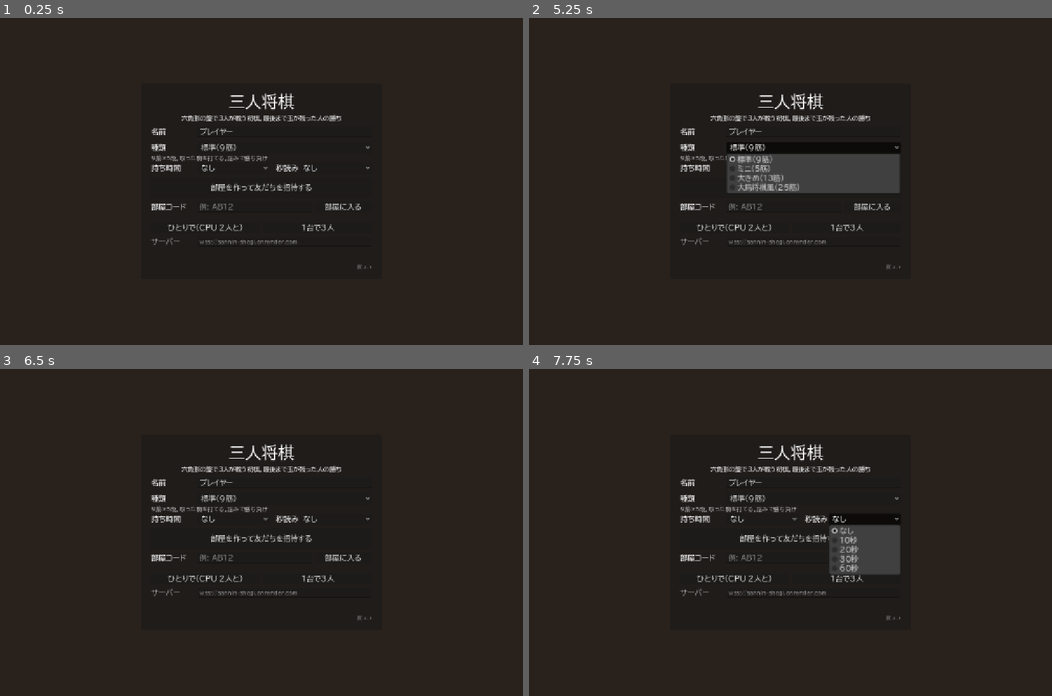
Above: before the commit, frames 1-4 (two rows, left to right).
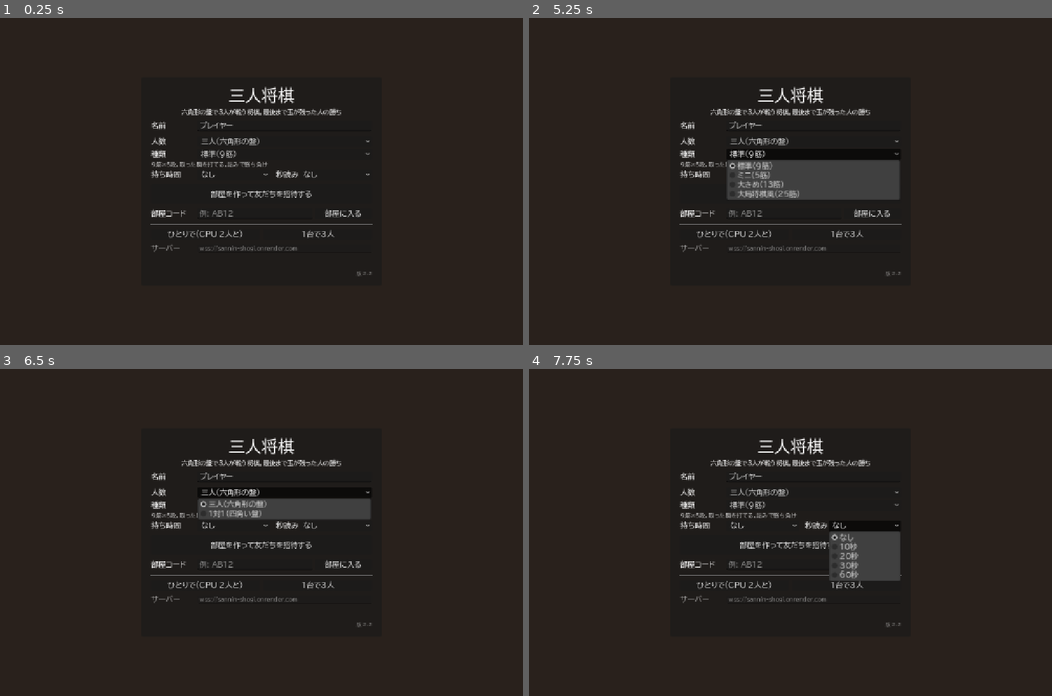
Above: after the commit, the same moments.

Repository: mittsuhinata-hue/sannin-shogi
Game: Godot game, scene res://scenes/main.tscn
Two runs of this game, one before a commit and one after it. Both use one fixed random seed, a clock stepped at 60 frames per second and the inputs below.
Inputs (mouse positions are in pixels of both pictures, inside the frame that each line leads up to):
- Up to frame 1 (0.25 s): no input
- Up to frame 2 (5.25 s): click "1台で3人" at 0.5 s; click "＋" at 1.25 s; click "－" at 2 s; click "全体" at 2.75 s; click "投了" at 3.5 s; click "タイトルへ" at 4.25 s; click "標準（9筋）" at 5 s
- Up to frame 3 (6.5 s): click (282, 493) at 5.75 s, where only the run after the commit has a clickable "三人（六角形の盤）"
- Up to frame 4 (7.75 s): click "なし" at 6.5 s; click "なし" at 7.25 s

The runs differ from the first frame. In frame 1, 4.2% of the frame differs, in the area x 28-72%, y 21-79%; in frame 2, 5.1%; in frame 3, 5.8%; in frame 4, 4.7%.

Commit message:
1対1（四角い盤）を追加（版2.2）
- 標準9x9・ミニ5x5（5五将棋）・大きめ12x12（中将棋の並び）・大局将棋風25x25
- 三人用の仕組みのまま3人目の席を最初から空きにして使う
- タイトル画面に「人数」を追加。3人目が部屋に入ったら観戦

Co-Authored-By: Claude Opus 5.5 <noreply@anthropic.com>

Diff:
--- a/scripts/board_view.gd
+++ b/scripts/board_view.gd
@@ -43,6 +43,8 @@
 var _grid := PackedVector2Array()         ## マスの線（まとめて1回で描く）
 var _outline := PackedVector2Array()
 var _hand_hits: Array = []  ## [Rect2, 席, 駒の種類]
+var _rect_origin := Vector2.ZERO   ## 四角い盤の左上
+var _rect_cell := 1.0              ## 四角い盤の1マスの大きさ
 
 # ---- 拡大・移動 ----
 const ZOOM_MIN := 1.0
@@ -246,8 +248,75 @@
 	return size.y > size.x * 1.15
 
 
+## 四角い盤（1対1）で、下に来る席（0か1）
+func _rect_view() -> int:
+	return 1 if view_seat == 1 else 0
+
+
+## 四角い盤の形を計算する
+func _rebuild_rect() -> void:
+	# 名前の札（上）と拡大ボタン（下）に重ならないよう、上下に少しすき間を空ける
+	var area := Rect2(0, 36, size.x, size.y - 36 - 50)
+	if Rules.DROPS:
+		var band: float = _hand_metrics()[3] + 6.0
+		if _is_tall():
+			area = Rect2(0, band, size.x, size.y - band * 2.0)
+		else:
+			area = Rect2(_hand_metrics()[2] + 10.0, 0, size.x - (_hand_metrics()[2] + 10.0) * 2.0, size.y)
+	var w := float(Rules.FILES)
+	var h := float(Rules.RANKS)
+	var cell: float = min(area.size.x / w, area.size.y / h) * 0.96
+	_center = area.get_center()
+	_radius = max(w, h) * cell * 0.5
+	var origin := _center - Vector2(w, h) * cell * 0.5
+	_rect_origin = origin
+	_rect_cell = cell
+	var flip := _rect_view() == 1
+	for i in Rules.CELLS:
+		var x := i % Rules.FILES
+		var y := i / Rules.FILES
+		var col := (Rules.FILES - 1 - x) if flip else x
+		var row := y if flip else (Rules.RANKS - 1 - y)
+		var p0 := origin + Vector2(col, row) * cell
+		var poly := PackedVector2Array([p0, p0 + Vector2(cell, 0), p0 + Vector2(cell, cell), p0 + Vector2(0, cell)])
+		_add_cell_shape(i, poly, p0 + Vector2(cell, cell) * 0.5, cell)
+	var br := origin + Vector2(w, h) * cell
+	_outline = PackedVector2Array([origin, Vector2(br.x, origin.y), br, Vector2(origin.x, br.y), origin])
+
+
+## マス1つ分の形を登録する（塗り用の三角形と線もまとめて作る）
+func _add_cell_shape(i: int, poly: PackedVector2Array, c: Vector2, m: float) -> void:
+	_polys.append(poly)
+	_centers.append(c)
+	_sizes.append(m)
+	var base := _tri_points.size()
+	for e in poly.size():
+		var a: Vector2 = poly[e]
+		var b: Vector2 = poly[(e + 1) % poly.size()]
+		_grid.append(a)
+		_grid.append(b)
+		_tri_points.append(a)
+		_tri_cell.append(i)
+	for e in range(1, poly.size() - 1):
+		_tri_index.append(base)
+		_tri_index.append(base + e)
+		_tri_index.append(base + e + 1)
+
+
 ## 盤の形を計算し直す（大きさ・種類・向きが変わったときだけ）
 func _rebuild() -> void:
+	if Rules.RECT:
+		_polys.clear()
+		_centers.clear()
+		_sizes.clear()
+		_tri_points = PackedVector2Array()
+		_tri_index = PackedInt32Array()
+		_tri_cell = PackedInt32Array()
+		_grid = PackedVector2Array()
+		_rebuild_rect()
+		_apply_view()
+		_redraw()
+		return
 	if _is_tall() and Rules.DROPS:
 		var band: float = _hand_metrics()[3] + 6.0
 		var area_h := size.y - band * 2.0
@@ -302,6 +371,8 @@
 
 
 func _forward_dir(owner: int, i: int) -> Vector2:
+	if Rules.RECT:
+		return Vector2(0, -1) if owner == _rect_view() else Vector2(0, 1)
 	if i == Rules.CENTER:
 		return (_center - _hex_m(2 * owner)).normalized()
 	var h := Rules.cell_h(i)
@@ -335,7 +406,7 @@
 		if i != Rules.CENTER:
 			var h := Rules.cell_h(i)
 			col = HALF_TINT[h]
-			if not state.is_empty() and not state["alive"][h]:
+			if not state.is_empty() and not Rules.RECT and not state["alive"][h]:
 				col = col.darkened(0.25)
 		if not state.is_empty() and (i == state["last_to"] or i == state["last_from"]):
 			col = col.lerp(Color(1.0, 0.65, 0.2), 0.45)
@@ -352,9 +423,16 @@
 		colors[k] = cell_col[_tri_cell[k]]
 	RenderingServer.canvas_item_add_triangle_array(cv.get_canvas_item(), _tri_index, _tri_points, colors)
 	cv.draw_multiline(_grid, LINE_COL, 1.0)
-	# 3人の陣地の境目だけ少し太く
-	for h in 3:
-		cv.draw_line(_hex_m(2 * h + 1), _q(h), LINE_COL, 2.5)
+	if Rules.RECT:
+		# 成れる場所の境目（本物の将棋盤の星の代わり）
+		var w := Rules.FILES * _rect_cell
+		for rr in [Rules.ZONE, Rules.RANKS - Rules.ZONE]:
+			var yy: float = _rect_origin.y + rr * _rect_cell
+			cv.draw_line(Vector2(_rect_origin.x, yy), Vector2(_rect_origin.x + w, yy), LINE_COL, 2.2)
+	else:
+		# 3人の陣地の境目だけ少し太く
+		for h in 3:
+			cv.draw_line(_hex_m(2 * h + 1), _q(h), LINE_COL, 2.5)
 	var closed := _outline.duplicate()
 	cv.draw_polyline(closed, Color(0.2, 0.1, 0.0), 4.0)
 	if state.is_empty():
@@ -420,7 +498,11 @@
 		(view_seat + 2) % 3: Vector2(6, 6),
 	}
 	for p in 3:
+		if p >= Rules.PLAYERS:
+			continue   # 1対1では3人目の席は出さない
 		var origin: Vector2 = spots[p]
+		if Rules.PLAYERS == 2 and p != view_seat:
+			origin = Vector2(6, 6)   # 1対1の相手は左上
 		var rect := Rect2(origin, Vector2(w, h))
 		var turn_now: bool = state["winner"] < 0 and state["turn"] == p and state["alive"][p]
 		draw_rect(rect, Color(0.62, 0.45, 0.25) if state["alive"][p] else Color(0.35, 0.30, 0.25))
--- a/scripts/main.gd
+++ b/scripts/main.gd
@@ -6,7 +6,7 @@
 const BoardView = preload("res://scripts/board_view.gd")
 const UiFont = preload("res://scripts/ui_font.gd")
 const SETTINGS_PATH := "user://settings.cfg"
-const VERSION := "2.1"   ## 直すたびに上げる（友だちの画面が新しいか見分けるため）
+const VERSION := "2.2"   ## 直すたびに上げる（友だちの画面が新しいか見分けるため）
 
 var _font: Font
 
@@ -36,6 +36,8 @@
 var _main_opt: OptionButton
 var _byo_opt: OptionButton
 var _variant_opt: OptionButton
+var _players_opt: OptionButton
+var _hotseat_btn: Button
 var _variant_note: Label
 var _piece_info: Label
 var _clock_row: Control
@@ -62,17 +64,31 @@
 		if BYO_TIMES[i][1] == int(clock[1]):
 			_byo_opt.selected = i
 	if clock.size() > 2:
-		var vi := Rules.VARIANT_ORDER.find(str(clock[2]))
+		var vid := str(clock[2])
+		var vi := Rules.VARIANT_ORDER.find(Rules.base_of(vid))
 		if vi >= 0:
 			_variant_opt.selected = vi
-	_variant_note.text = Rules.VARIANTS[Rules.VARIANT_ORDER[_variant_opt.selected]]["note"]
+		_players_opt.selected = 1 if vid.ends_with("_2p") else 0
+	_update_variant_labels()
 
 
 func _apply_clock_setting() -> void:
 	Net.main_sec = MAIN_TIMES[_main_opt.selected][1]
 	Net.byo_sec = BYO_TIMES[_byo_opt.selected][1]
-	Net.variant_id = Rules.VARIANT_ORDER[_variant_opt.selected]
-	_variant_note.text = Rules.VARIANTS[Net.variant_id]["note"]
+	Net.variant_id = Rules.variant_id_for(Rules.VARIANT_ORDER[_variant_opt.selected], 2 if _players_opt.selected == 1 else 3)
+	_update_variant_labels()
+
+
+## 人数に合わせて、種類の名前・説明・ボタンの文字を変える
+func _update_variant_labels() -> void:
+	var two := _players_opt.selected == 1
+	for i in Rules.VARIANT_ORDER.size():
+		var vid := Rules.variant_id_for(Rules.VARIANT_ORDER[i], 2 if two else 3)
+		_variant_opt.set_item_text(i, Rules.variant_info(vid)["name"])
+	var cur := Rules.variant_id_for(Rules.VARIANT_ORDER[_variant_opt.selected], 2 if two else 3)
+	_variant_note.text = Rules.variant_info(cur)["note"]
+	if _hotseat_btn:
+		_hotseat_btn.text = "1台で2人" if two else "1台で3人"
 var _promo: ConfirmationDialog
 var _promo_moves: Array = []
 
@@ -182,6 +198,7 @@
 		_main_opt.selected = clampi(cf.get_value("main", "main_index", 0), 0, MAIN_TIMES.size() - 1)
 		_byo_opt.selected = clampi(cf.get_value("main", "byo_index", 0), 0, BYO_TIMES.size() - 1)
 		_variant_opt.selected = clampi(cf.get_value("main", "variant_index", 0), 0, Rules.VARIANT_ORDER.size() - 1)
+		_players_opt.selected = clampi(cf.get_value("main", "players_index", 0), 0, 1)
 	_apply_clock_setting()
 
 
@@ -192,6 +209,7 @@
 	cf.set_value("main", "main_index", _main_opt.selected)
 	cf.set_value("main", "byo_index", _byo_opt.selected)
 	cf.set_value("main", "variant_index", _variant_opt.selected)
+	cf.set_value("main", "players_index", _players_opt.selected)
 	cf.save(SETTINGS_PATH)
 
 
@@ -398,7 +416,16 @@
 	_variant_note.add_theme_font_size_override("font_size", 14)
 	_variant_note.modulate = Color(1, 1, 1, 0.75)
 	# 部屋に入る前は「部屋を作る」ボタンの上、入ったあとは部屋の画面に置く（_show_lobby で移す）
+	# 人数（三人・1対1）
+	_players_opt = OptionButton.new()
+	_players_opt.add_item("三人（六角形の盤）")
+	_players_opt.add_item("1対1（四角い盤）")
+	_players_opt.item_selected.connect(func(_i):
+		_apply_clock_setting()
+		Net.set_clock(Net.main_sec, Net.byo_sec)
+		_save_settings())
 	var rules_box := VBoxContainer.new()
+	rules_box.add_child(_row("人数", _players_opt))
 	rules_box.add_child(_row("種類", _variant_opt))
 	rules_box.add_child(_variant_note)
 	rules_box.add_child(_row("持ち時間", th_row))
@@ -427,7 +454,8 @@
 	var hb3 := HBoxContainer.new()
 	hb3.add_theme_constant_override("separation", 10)
 	hb3.add_child(_btn("ひとりで（CPU 2人と）", func(): Net.start_local(1, _player_name())))
-	hb3.add_child(_btn("1台で3人", func(): Net.start_local(3, _player_name())))
+	_hotseat_btn = _btn("1台で3人", func(): Net.start_local(3, _player_name()))
+	hb3.add_child(_hotseat_btn)
 	entry.add_child(hb3)
 	_server_edit = LineEdit.new()
 	_server_edit.text = Net.DEFAULT_SERVER
@@ -561,6 +589,7 @@
 	_main_opt.disabled = in_room and not Net.is_owner()
 	_byo_opt.disabled = _main_opt.disabled
 	_variant_opt.disabled = _main_opt.disabled
+	_players_opt.disabled = _main_opt.disabled
 	_copy_btn.text = "招待リンクをコピー" if OS.has_feature("web") else "部屋コードをコピー"
 
 
@@ -647,7 +676,7 @@
 		var hand := HFlowContainer.new()
 		bv.add_child(hand)
 		_players_box.add_child(box)
-		_player_boxes.append({"title": t, "hand": hand, "clock": clk})
+		_player_boxes.append({"title": t, "hand": hand, "clock": clk, "box": box})
 
 	var lg := Label.new()
 	lg.text = "棋譜"
@@ -769,6 +798,7 @@
 	_turn_label.add_theme_color_override("font_color", BoardView.PLAYER_COLORS[col_seat].lightened(0.4))
 
 	for p in 3:
+		_player_boxes[p]["box"].visible = p < Rules.PLAYERS   # 1対1では3人目の枠を出さない
 		var title: Label = _player_boxes[p]["title"]
 		var mark := ""
 		if not st["alive"][p]:
--- a/scripts/net.gd
+++ b/scripts/net.gd
@@ -214,7 +214,7 @@
 
 ## 部屋の決まり [持ち時間, 秒読み, 将棋の種類]
 static func _rules_of(main: int, byo: int, variant: String) -> Array:
-	return [clampi(main, 0, 7200), clampi(byo, 0, 600), variant if Rules.VARIANTS.has(variant) else "standard"]
+	return [clampi(main, 0, 7200), clampi(byo, 0, 600), variant if Rules.is_variant(variant) else "standard"]
 
 
 ## 部屋を作った人が、対局前に持ち時間・秒読み・将棋の種類を変える
@@ -242,10 +242,15 @@
 	var clock: Array = room.get("clock", [0, 0])
 	var main: int = clock[0]
 	var byo: int = clock[1]
+	var vid: String = str(clock[2]) if clock.size() > 2 else "standard"
+	var players := 2 if Rules.variant_info(vid).get("rect", false) else 3
 	var seats_new: Array = []
 	var seat_tokens: Array = []
 	for i in 3:
-		if i < room["members"].size():
+		if i >= players:
+			seats_new.append({"id": ID_CPU, "name": "（なし）"})   # 1対1の3人目の席（使わない）
+			seat_tokens.append("")
+		elif i < room["members"].size():
 			var mid: int = room["members"][i]["id"]
 			seats_new.append({"id": mid, "name": room["members"][i]["name"], "base": room["members"][i]["name"]})
 			seat_tokens.append(room.get("tokens", {}).get(mid, ""))
@@ -254,7 +259,7 @@
 			seat_tokens.append("")
 	room["seats"] = seats_new
 	room["seat_tokens"] = seat_tokens   # 席ごとの合言葉（サーバーだけが持つ）
-	room["state"] = Rules.new_game(str(clock[2]) if clock.size() > 2 else "standard")
+	room["state"] = Rules.new_game(vid)
 	_init_clock(room["state"], main, byo)
 	Rules.pick_first(room["state"], _seat_names(seats_new))
 	room["in_game"] = true
@@ -741,8 +746,12 @@
 	mode = Mode.LOCAL
 	my_name = player_name
 	seats = []
+	var players := 2 if Rules.variant_info(variant_id).get("rect", false) else 3
+	humans = mini(humans, players)
 	for i in 3:
-		if i < humans:
+		if i >= players:
+			seats.append({"id": ID_CPU, "name": "（なし）"})   # 1対1の3人目の席（使わない）
+		elif i < humans:
 			var nm := player_name if humans == 1 else Rules.player_name_default(i)
 			seats.append({"id": ID_LOCAL, "name": nm})
 		else:
--- a/scripts/rules.gd
+++ b/scripts/rules.gd
@@ -163,6 +163,62 @@
 }
 const VARIANT_ORDER := ["standard", "mini", "chu", "taikyoku"]
 
+## 1対1（四角い盤）。rows は自分の一番奥の段から、自分から見て左から右へ。
+## 中身は三人用と同じ仕組みで、3人目の席を最初から空きにして使う。
+const VARIANTS_2P := {
+	"standard_2p": {
+		"name": "標準（9×9）", "rect": true, "files": 9, "ranks": 9, "zone": 3, "drops": true, "check": true, "zoom": 3.0,
+		"note": "本将棋（9×9）。取った駒を打てる。詰みで勝ち負け",
+		"rows": [
+			[KY, KE, GI, KI, OU, KI, GI, KE, KY],
+			[_E, KA, _E, _E, _E, _E, _E, HI, _E],
+			[FU, FU, FU, FU, FU, FU, FU, FU, FU],
+		],
+	},
+	"mini_2p": {
+		"name": "ミニ（5×5）", "rect": true, "files": 5, "ranks": 5, "zone": 1, "drops": true, "check": true, "zoom": 2.0,
+		"note": "5五将棋（5×5）。取った駒を打てる。詰みで勝ち負け",
+		"rows": [
+			[OU, KI, GI, KA, HI],
+			[FU, _E, _E, _E, _E],
+		],
+	},
+	"chu_2p": {
+		"name": "大きめ（12×12）", "rect": true, "files": 12, "ranks": 12, "zone": 4, "drops": false, "check": false, "zoom": 4.0,
+		"note": "中将棋（12×12）の並び。取った駒は使えない。玉（と太子）を全部取ったら勝ち",
+		"rows": [
+			[KY, MOHYO, DOSHO, GI, KI, SUIZO, OU, KI, GI, DOSHO, MOHYO, KY],
+			[HANSHA, _E, KA, _E, MOKO, HOO, KIRIN, MOKO, _E, KA, _E, HANSHA],
+			[OGYO, JUGYO, HI, RYUMA, RYUO, HONNO, SHISHI, RYUO, RYUMA, HI, JUGYO, OGYO],
+			[FU, FU, FU, FU, FU, FU, FU, FU, FU, FU, FU, FU],
+			[_E, _E, _E, CHUNIN, _E, _E, _E, _E, CHUNIN, _E, _E, _E],
+		],
+	},
+	"taikyoku_2p": {
+		"name": "大局将棋風（25×25）", "rect": true, "files": 25, "ranks": 25, "zone": 6, "drops": false, "check": false, "zoom": 6.0,
+		"note": "25×25の特大の盤。大局将棋の駒を約36種類。取った駒は使えない。玉（と太子）を全部取ったら勝ち",
+		"half_rows": VARIANTS["taikyoku"]["half_rows"],
+	},
+}
+
+static var RECT := false       ## 四角い盤（1対1）か
+static var PLAYERS := 3        ## 遊ぶ人数（1対1なら 2。席は3つのままで3人目は空き）
+
+static func all_variants() -> Dictionary:
+	var d := VARIANTS.duplicate()
+	d.merge(VARIANTS_2P)
+	return d
+
+static func is_variant(id: String) -> bool:
+	return VARIANTS.has(id) or VARIANTS_2P.has(id)
+
+## 三人用の種類と人数から、種類のIDを作る（例：standard + 2人 → standard_2p）
+static func variant_id_for(base: String, players: int) -> String:
+	return base + "_2p" if players == 2 else base
+
+static func base_of(id: String) -> String:
+	return id.trim_suffix("_2p")
+
 # いまの種類の決まり（use / set_variant で切り替わる）
 static var VARIANT_ID := ""
 static var FILES := 9
@@ -186,19 +242,27 @@
 
 
 static func set_variant(id: String) -> void:
-	if not VARIANTS.has(id):
+	if not is_variant(id):
 		id = "standard"
 	if id == VARIANT_ID:
 		return
-	var v: Dictionary = VARIANTS[id]
+	var v: Dictionary = variant_info(id)
 	VARIANT_ID = id
+	RECT = v.get("rect", false)
+	PLAYERS = 2 if RECT else 3
 	FILES = v["files"]
 	RANKS = v["ranks"]
 	TOP = RANKS - 1
 	MID = (FILES - 1) / 2
-	HALF = FILES * RANKS
-	CENTER = 3 * HALF
-	CELLS = CENTER + 1
+	if RECT:
+		# 四角い盤：マス番号 = 段y*FILES + 筋x（y=0 が席0の一番奥、x は席0から見て左から）
+		HALF = FILES * RANKS
+		CELLS = HALF
+		CENTER = -1   # 中央のマスはない
+	else:
+		HALF = FILES * RANKS
+		CENTER = 3 * HALF
+		CELLS = CENTER + 1
 	ZONE = v["zone"]
 	DROPS = v["drops"]
 	CHECK_RULE = v["check"]
@@ -208,7 +272,10 @@
 	set_variant(str(state.get("variant", "standard")))
 
 static func variant_info(id: String = "") -> Dictionary:
-	return VARIANTS.get(id if id != "" else VARIANT_ID, VARIANTS["standard"])
+	var key := id if id != "" else VARIANT_ID
+	if VARIANTS_2P.has(key):
+		return VARIANTS_2P[key]
+	return VARIANTS.get(key, VARIANTS["standard"])
 
 static func _rows_of(v: Dictionary) -> Array:
 	if v.has("rows"):
@@ -295,13 +362,22 @@
 	var board: Array = []
 	board.resize(CELLS)
 	board.fill(0)
-	var rows := _rows_of(VARIANTS[VARIANT_ID])
-	for p in 3:
+	var rows := _rows_of(variant_info(VARIANT_ID))
+	if RECT:
+		# 席0は手前（y=0側）、席1は向こう側に、ぐるっと回した並びで置く
 		for r in rows.size():
 			var row: Array = rows[r]
 			for f in FILES:
 				if row[f] >= 0:
-					board[idx(p, r, f)] = make_piece(p, row[f], false)
+					board[r * FILES + f] = make_piece(0, row[f], false)
+					board[(RANKS - 1 - r) * FILES + (FILES - 1 - f)] = make_piece(1, row[f], false)
+	else:
+		for p in 3:
+			for r in rows.size():
+				var row: Array = rows[r]
+				for f in FILES:
+					if row[f] >= 0:
+						board[idx(p, r, f)] = make_piece(p, row[f], false)
 	var hands: Array = []
 	for p in 3:
 		var hnd: Array = []
@@ -313,7 +389,7 @@
 		"board": board,
 		"hands": hands,
 		"turn": 0,
-		"alive": [true, true, true],
+		"alive": [true, true, not RECT],   # 1対1では3人目の席は最初から空き
 		"winner": -1,
 		"last_from": -1,
 		"last_to": -1,
@@ -324,7 +400,11 @@
 
 ## 先手をくじ引きで決める
 static func pick_first(state: Dictionary, names: Array) -> void:
-	var t := randi() % 3
+	var seats_alive: Array = []
+	for p in 3:
+		if state["alive"][p]:
+			seats_alive.append(p)
+	var t: int = seats_alive[randi() % seats_alive.size()]
 	state["turn"] = t
 	state["log"].append("先手は %s（%s）" % [names[t], player_name_default(t)])
 
@@ -383,6 +463,9 @@
 
 ## 駒の居場所 [h, r, f, s]（s はその陣地での「前」の向き）。中央は [3, 0, 0, 0]
 static func _start(owner: int, i: int) -> Array:
+	if RECT:
+		# 四角い盤：[4, 段y, 筋x, 向き]。席0は y が増える向きが前、席1は減る向きが前
+		return [4, i / FILES, i % FILES, 1 if owner == 0 else -1]
 	if i == CENTER:
 		return [3, 0, 0, 0]
 	var h := cell_h(i)
@@ -390,6 +473,13 @@
 
 ## 居場所 pos から、持ち主の向き v に1歩進んだ先の一覧（中央では分かれることがある）
 static func _adv(owner: int, pos: Array, v: Array) -> Array:
+	if pos[0] == 4:
+		var s4: int = pos[3]
+		var ny: int = pos[1] + s4 * int(v[0])
+		var nx: int = pos[2] + s4 * int(v[1])
+		if ny < 0 or ny >= RANKS or nx < 0 or nx >= FILES:
+			return []
+		return [[4, ny, nx, s4]]
 	if pos[0] == 3:
 		var out: Array = []
 		for a in center_steps(owner, v):
@@ -404,6 +494,8 @@
 	return [[a[0], a[1], a[2], s if a[0] == pos[0] else -s]]
 
 static func _pi(pos: Array) -> int:
+	if pos[0] == 4:
+		return pos[1] * FILES + pos[2]
 	return CENTER if pos[0] == 3 else idx(pos[0], pos[1], pos[2])
 
 ## マス i にいる owner の駒が、向き v に1歩進んだ先の一覧（二歩の確認などで使う）
@@ -540,13 +632,22 @@
 
 # ---------- 成り ----------
 
+## 四角い盤で、相手の一番奥の段から数えて何段目か（0が一番奥）
+static func _rect_depth(pl: int, i: int) -> int:
+	var y := i / FILES
+	return (RANKS - 1 - y) if pl == 0 else y
+
 static func in_zone(pl: int, i: int) -> bool:
+	if RECT:
+		return _rect_depth(pl, i) < ZONE
 	return i != CENTER and cell_h(i) != pl and cell_r(i) < ZONE
 
 static func must_promote(kind: int, pl: int, t: int) -> bool:
+	var dead: int = PIECES[kind].get("dead", 0)
+	if RECT:
+		return dead > 0 and _rect_depth(pl, t) < dead
 	if t == CENTER or cell_h(t) == pl:
 		return false
-	var dead: int = PIECES[kind].get("dead", 0)
 	return dead > 0 and cell_r(t) < dead
 
 
@@ -555,6 +656,12 @@
 ## 持ち主から見た縦の筋（中央をまたいでも続く）に、自分の成っていない歩があるか。
 static func pawn_on_line(board: Array, pl: int, t: int) -> bool:
 	var pawn := make_piece(pl, FU, false)
+	if RECT:
+		var x := t % FILES
+		for y in RANKS:
+			if board[y * FILES + x] == pawn:
+				return true
+		return false
 	if t == CENTER:
 		for h in 3:
 			for r in RANKS:
--- a/tests/selftest.gd
+++ b/tests/selftest.gd
@@ -138,9 +138,12 @@
 	print("初期の合法手: ", counts)
 	check(counts[0] == counts[1] and counts[1] == counts[2] and counts[0] > 0, "初期手数が違う")
 	# 2b. 将棋の種類ごとに：盤の形・3人の手の数がそろうか・CPUが指し続けられるか
-	for vid in Rules.VARIANT_ORDER:
+	var all_ids: Array = Rules.VARIANT_ORDER.duplicate()
+	for vid0 in Rules.VARIANT_ORDER:
+		all_ids.append(vid0 + "_2p")
+	for vid in all_ids:
 		var vs := Rules.new_game(vid)
-		for i in Rules.CENTER:
+		for i in (0 if Rules.RECT else Rules.CENTER):
 			for d in Rules.KING_STEPS:
 				var a := Rules.step(Rules.cell_h(i), Rules.cell_r(i), Rules.cell_f(i), d[0], d[1])
 				if a.is_empty() or a[0] == 3:
@@ -148,9 +151,11 @@
 				var b := Rules.step(a[0], a[1], a[2], -a[3], -a[4])
 				check(not b.is_empty() and Rules.idx(b[0], b[1], b[2]) == i, "%s: 戻れない %d" % [vid, i])
 		var cnt := []
-		for p in 3:
+		for p in Rules.PLAYERS:
 			cnt.append(Rules.legal_moves(vs, p).size())
-		check(cnt[0] == cnt[1] and cnt[1] == cnt[2] and cnt[0] > 0, "%s: 3人の手の数が違う %s" % [vid, str(cnt)])
+		check(cnt.count(cnt[0]) == cnt.size() and cnt[0] > 0, "%s: 手の数が人によって違う %s" % [vid, str(cnt)])
+		if Rules.RECT:
+			check(not vs["alive"][2], "%s: 1対1なのに3人目がいる" % vid)
 		var pieces := 0
 		for c in vs["board"]:
 			if c != 0:
Not shown, added: docs/game-37f81f321c.pck
Not shown, removed: docs/game-9457122783.pck
